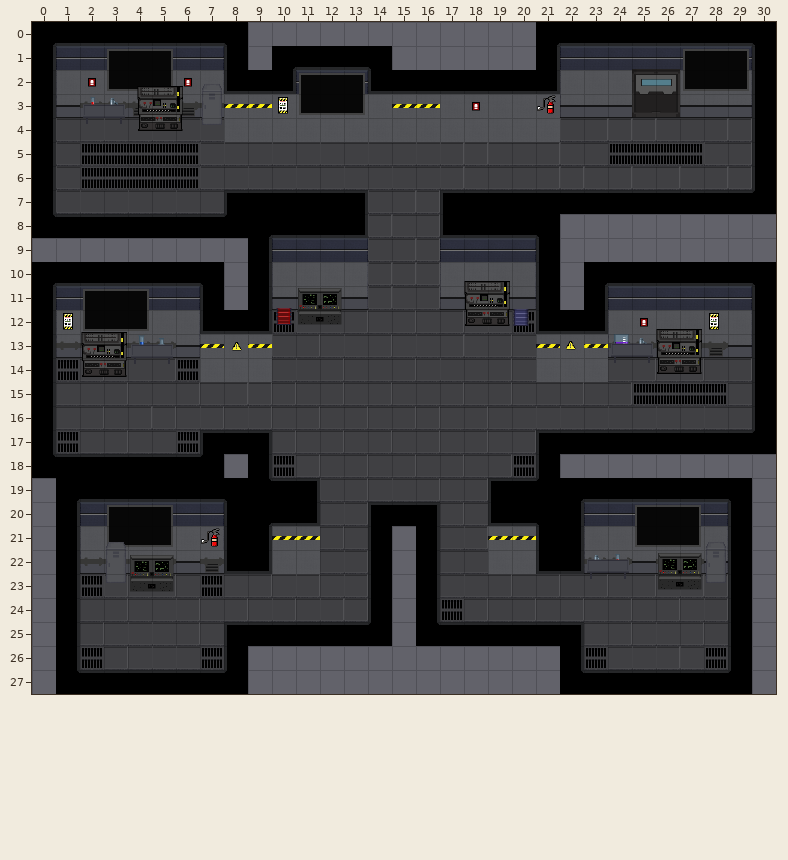
Tiled map: assets/maps/tmx/lab.tmx. Above: the version before the commit.
Cells are 32x32 px. Shown: x 0..30, y 0..27.
The result:
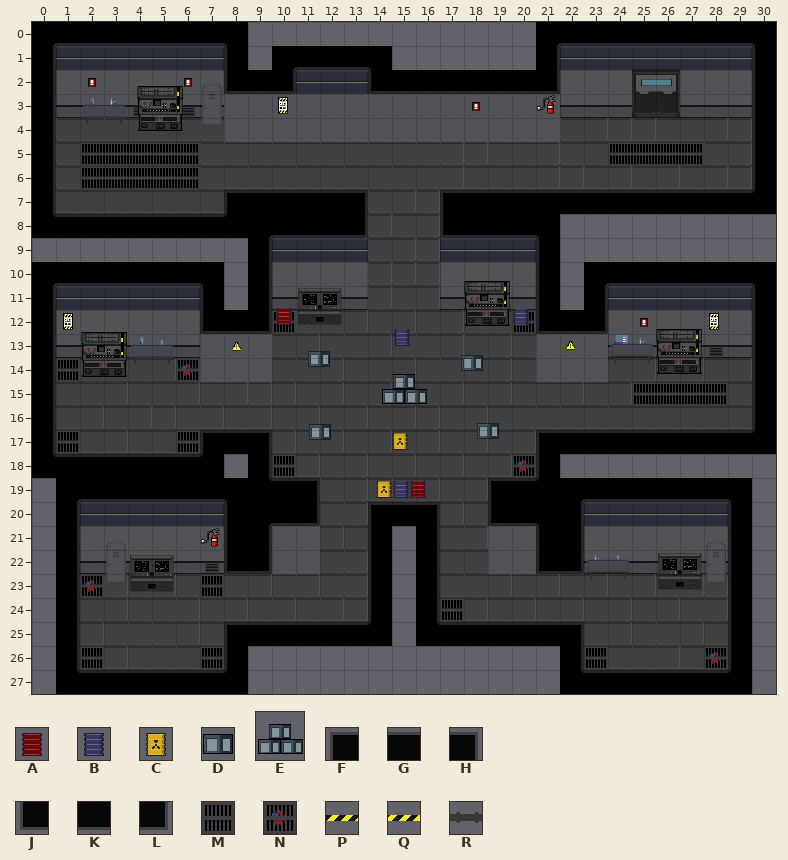
Key: from "LaboratoryObjects": A 2 "barril_rojo", B 3 "barril_azul", C 4 "barril_amarillo", D 5 "caja", E 6 "cajas_apiladas"; from "TileSetLab": F 9, G 10, H 11, J 25, K 26, L 27, M 51, N 71, P 83, Q 84, R 85.
_ is an empty cell.
Objects are placed by their top-left corner, in cells (3,4 is the top-left corner of cell 3,4); size is 1x1 cell unless given.
Diff:
Layer "Ground":
The edit turns tile M into tile N in row 14 at x 6; in row 18 at x 20; in row 23 at x 2; in row 26 at x 28.
Layer "Decoration" (now hidden):
Tile F is gone in row 1 at x 3 and 27; in row 2 at x 11; in row 11 at x 2; in row 20 at x 3 and 25.
Tile G is gone in row 1 at x 4 and 28; in row 2 at x 12; in row 11 at x 3; in row 20 at x 4 and 26.
Tile H is gone in row 1 at x 5 and 29; in row 2 at x 13; in row 11 at x 4; in row 20 at x 5 and 27.
Tile J is gone in row 2 at x 3 and 27; in row 3 at x 11; in row 12 at x 2; in row 21 at x 3 and 25.
Tile K is gone in row 2 at x 4 and 28; in row 3 at x 12; in row 12 at x 3; in row 21 at x 4 and 26.
Tile L is gone in row 2 at x 5 and 29; in row 3 at x 13; in row 12 at x 4; in row 21 at x 5 and 27.
Tile P is gone in row 3 at x 8 and 15; in row 13 at x 7 and 21; in row 21 at x 10 and 19.
Tile Q is gone in row 3 at x 9 and 16; in row 13 at x 9 and 23; in row 21 at x 11 and 20.
Tile R is gone in row 3 at x 2 to 4 and 6 to 7; in row 13 at x 1, 4 to 5, 24 to 25 and 27 to 28; in row 22 at x 2 to 5, 7, 23 to 24 and 26 to 27.
Layer "DepthObjects" (now shown):
A new object: B "DepthObject" at 14.9,12.6.
A new object: D "DepthObject" at 11.5,13.5.
A new object: D "DepthObject" at 17.8,13.7.
A new object: E "DepthObject" at 14.5,14.1 size 2x2.
A new object: D "DepthObject" at 18.5,16.5.
A new object: D "DepthObject" at 11.5,16.6.
A new object: C "DepthObject" at 14.9,17.
A new object: C "DepthObject" at 14.2,18.9.
A new object: B "DepthObject" at 14.9,19.
A new object: A "DepthObject" at 15.6,19.
